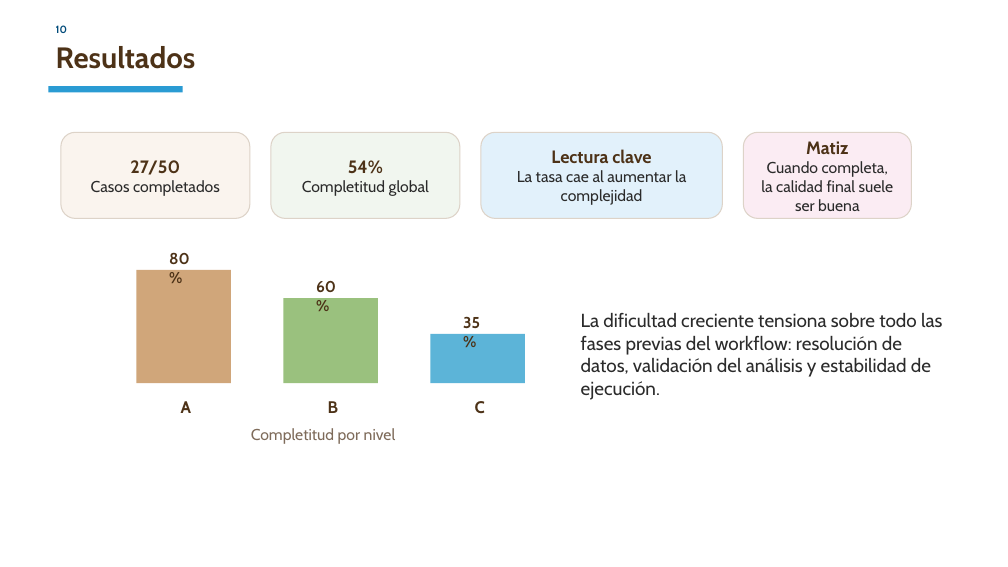
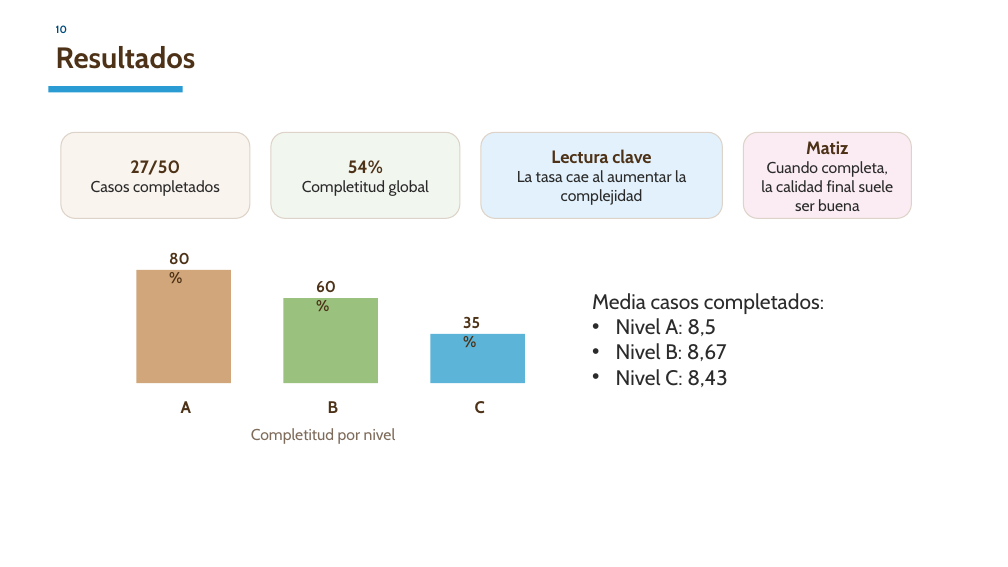
Before and after one commit to CarlosRuiz4102/tfm, a slide deck: slide 11 of docs/presentacion_tfm_15min_v4.pptx. Drawn at 1008x567 pixels with LibreOffice and Linux fonts; fonts in the diff are those of the drawing. Boxes give left, top, right and bottom in pixels: in the first picture for what was removed or moved away, otherwise in the second. Text is boxed around its words. In the diff, an @@ line names an element or a change of style, - is before the commit and + after.

```diff
--- a/docs/presentacion_tfm_15min_v4.pptx
+++ b/docs/presentacion_tfm_15min_v4.pptx
@@ text at [592, 293, 824, 387]: text changed; size 18 to 20 pt @@
-La dificultad creciente tensiona sobre todo las fases previas del workflow: resolución de datos, validación del análisis y estabilidad de ejecución.
+Media casos completados:
+• Nivel A: 8,5
+• Nivel B: 8,67
+• Nivel C: 8,43
```
Also in this commit, not shown: 2 other slides changed, 4 other files.
